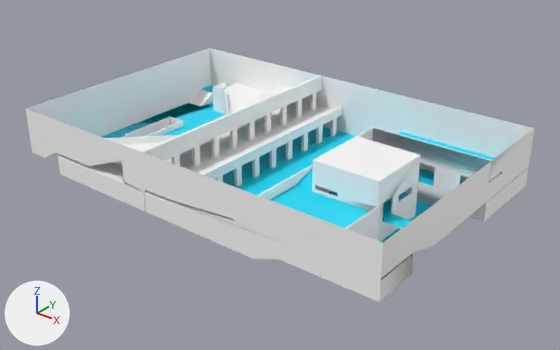
The COLLADA model assets/maps/Arena-FFA.dae as it was, and as the next commit left it.
Camera for both pictures: a 50 mm lens placed at (67.8, -81.3, 50.7), pointed at (2.9, -0.3, 0.4). Arrows for +X, +Y and +Z are at lower left; the lights stay in place. Where no turn or scale is listed for an object, it has been applied to the vertices. Vertices at the same position are counted once.

Objects in the first picture: 'SketchUp_002', 'SketchUp_003', 'SketchUp_016', 'SketchUp_019', 'SketchUp_021', 'SketchUp_027', 'SketchUp_058', 'SketchUp_147', 'SketchUp_172', 'SketchUp_173', 'SketchUp_174', 'SketchUp_175', 'SketchUp_183', 'SketchUp_189'.
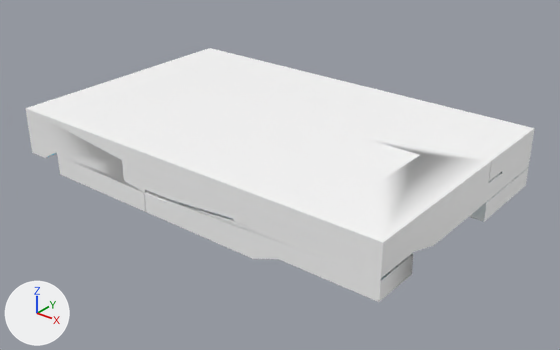
Pixel boxes [x1, y1, x2, y2] of what changed, in the pictures (560 x 350 px; the box of a moved part takes in the faces that stretch with it):
'SketchUp_003', reshaped (19% narrower): before [25, 76, 535, 302]; after [122, 76, 535, 302]
'SketchUp_058', reshaped: before [113, 91, 296, 212]; after [25, 48, 319, 212]
'SketchUp_142', deleted: before [252, 159, 255, 177]
part 1 of me_id24_001, moved or reshaped: before [25, 108, 124, 166]; after [122, 76, 534, 242]
part 2 of me_id356_004, built on: before [113, 91, 296, 181]; after [25, 48, 319, 184]
part 3 of me_id446_004, cut back: before [141, 48, 322, 166]
part 4 of me_id518_003, moved or reshaped (not visible before): after [141, 75, 321, 152]
part 5 of me_id596_004, cut back: before [55, 83, 332, 174]
part 6 of me_id602_004, cut back: before [58, 155, 124, 184]
part 7 of me_id608_004, built on: before [106, 82, 229, 144]
part 8 of me_id614_004, built on: before [213, 87, 225, 114]
part 9 of me_id662_004, cut back: before [26, 48, 211, 137]
'SketchUp_027', unchanged, covered by the edit: before [102, 89, 432, 242]
'SketchUp_002', unchanged, covered by the edit: before [270, 132, 495, 228]
'SketchUp_190', unchanged, uncovered by the edit: after [58, 157, 145, 211]
'SketchUp_189', unchanged, covered by the edit: before [58, 157, 145, 211]

The change, as a list of edits to the scene's bpy script:
```text
Change me_id24_001:
    remove me_id24_001.from_pydata(...)  # 292 vertices, 391 faces; spans x -30.0..32.5, y -20.0..20.0, z 0.0..9.0
    add me_id24_001.from_pydata(...)  # 288 vertices, 398 faces; spans x -8.6..32.5, y -20.0..20.0, z 0.0..9.0
    me_id24_001 part 1
    7 vertices are removed from x -30.0..-8.8, y -20.0, z 1.8..9.0
    25 faces are deleted
    1 vertex moves from x -4.8, y -20.0, z 9.0 to x -4.8, y -20.0, z 6.6
    3 vertices are added at (-8.6, -20.0, 6.6), (-8.6, 20.0, 6.6), (-4.8, 20.0, 6.6)
    32 new faces join them
Change me_id356_004:
    remove me_id356_004.from_pydata(...)  # 86 vertices, 108 faces; spans x -16.1..-4.5, y -20.0..20.0, z 0.0..6.5
    add me_id356_004.from_pydata(...)  # 216 vertices, 332 faces; spans x -30.0..-4.3, y -20.0..20.0, z 0.0..9.0
    me_id356_004 part 2: 2 vertices moved from x -8.8, y -17.0..17.0, z 6.5 to x -8.8, y -17.0..17.0, z 6.6; 2 vertices removed from x -8.8, y -20.0..20.0, z 6.5; 132 vertices added at x -30.0..-4.3, y -20.0..20.0, z 0.0..9.0
Change me_id446_004:
    remove me_id446_004.from_pydata(...)  # 96 vertices, 136 faces; spans x -30.0..-4.3, y -20.0..20.0, z 1.8..9.0
    add me_id446_004.from_pydata(...)  # 8 vertices, 6 faces; spans x -0.5..0.0, y -2.5..-1.5, z 0.0..3.0
    me_id446_004 part 3: the whole mesh is rebuilt
    remove me_id446_004.materials.append(mat_material_002)  # white #ffffff
Change me_id518_003:
    where me_id518_003.from_pydata(...)  # 4 vertices, 2 faces; spans x -4.8..-4.3, y 10.5..13.5, z 6.5
    me_id518_003 part 4
    me_id518_003.vertices[0].co: (-4.3, 13.5, 6.5) -> (-4.3, -20.0, 9.0)  # pixel (298, 100) -> pixel (142, 152)
    me_id518_003.vertices[1].co: (-4.8, 10.5, 6.5) -> (-4.8, 20.0, 9.0)  # not seen -> pixel (319, 75)
    me_id518_003.vertices[2].co: (-4.8, 13.5, 6.5) -> (-4.8, -20.0, 9.0)  # not seen -> pixel (140, 151)
    me_id518_003.vertices[3].co: (-4.3, 10.5, 6.5) -> (-4.3, 20.0, 9.0)  # pixel (286, 105) -> pixel (322, 75)
Change me_id596_004:
    remove me_id596_004.from_pydata(...)  # 114 vertices, 138 faces; spans x -30.0..0.0, y -20.0..20.0, z 1.8..6.5
    remove me_id596_004.materials.append(mat_floor_002)  # cyan #00e0ff
    add me_id596_004.from_pydata(...)  # 4 vertices, 2 faces; spans x -8.8..-8.6, y 2.0..11.0, z 3.5
    me_id596_004 part 5
    110 vertices are removed from x -30.0..0.0, y -20.0..20.0, z 1.8..6.5
    138 faces are deleted
    2 new faces join them
Change me_id602_004:
    remove me_id602_004.from_pydata(...)  # 26 vertices, 28 faces; spans x -23.5..-8.8, y -20.0..20.0, z 3.0..3.5
    remove me_id602_004.materials.append(mat_floor_002)  # cyan #00e0ff
    add me_id602_004.from_pydata(...)  # 4 vertices, 2 faces; spans x -8.8..-8.6, y -11.0..-2.0, z 3.5
    me_id602_004 part 6
    24 vertices are removed from x -23.5..-8.8, y -20.0..20.0, z 3.0..3.5
    28 faces are deleted
    2 vertices are added at (-8.6, -2.0, 3.5), (-8.6, -11.0, 3.5)
    2 new faces join them
Change me_id608_004:
    remove me_id608_004.from_pydata(...)  # 26 vertices, 32 faces; spans x -23.7..-11.8, y -17.0..17.0, z 3.5..4.5
    remove me_id608_004.materials.append(mat_walls_002)  # white #ffffff
    add me_id608_004.from_pydata(...)  # 114 vertices, 138 faces; spans x -30.0..0.0, y -20.0..20.0, z 1.8..6.6
    me_id608_004 part 7: 1 vertex moved from x -23.7, y 17.0, z 4.5 to x -26.8, y 17.0, z 1.8; 15 vertices removed from x -23.7..-11.8, y -17.0..17.0, z 4.5; 103 vertices added at x -30.0..0.0, y -20.0..20.0, z 1.8..6.6
    add me_id608_004.materials.append(mat_floor_002)  # cyan #00e0ff
Change me_id614_004:
    remove me_id614_004.from_pydata(...)  # 7 vertices, 5 faces; spans x -23.68..-20.88, y 13.8..17.0, z 0.0..4.5
    remove me_id614_004.materials.append(mat_walls_002)  # white #ffffff
    add me_id614_004.from_pydata(...)  # 26 vertices, 28 faces; spans x -23.48..-8.8, y -20.0..20.0, z 3.0..3.5
    me_id614_004 part 8: the whole mesh is rebuilt
    add me_id614_004.materials.append(mat_floor_002)  # cyan #00e0ff
Change me_id662_004:
    remove me_id662_004.from_pydata(...)  # 8 vertices, 6 faces; spans x -30.0, y -20.0..20.0, z 0.0..9.0
    remove me_id662_004.materials.append(mat_walls_002)  # white #ffffff
    add me_id662_004.from_pydata(...)  # 5 vertices, 3 faces; spans x -26.8..-23.7, y 13.8..17.0, z 0.0..3.5
    me_id662_004 part 9: the whole mesh is rebuilt
    add me_id662_004.materials.append(mat_material_002)  # white #ffffff
Remove ob_sketchup_138:
    ob_sketchup_138 = bpy.data.objects.new('SketchUp_138', me_id392_004)
Remove ob_sketchup_140:
    ob_sketchup_140 = bpy.data.objects.new('SketchUp_140', me_id404_004)
Remove ob_sketchup_141:
    ob_sketchup_141 = bpy.data.objects.new('SketchUp_141', me_id410_004)
Remove ob_sketchup_142:
    ob_sketchup_142 = bpy.data.objects.new('SketchUp_142', me_id416_004)
```
